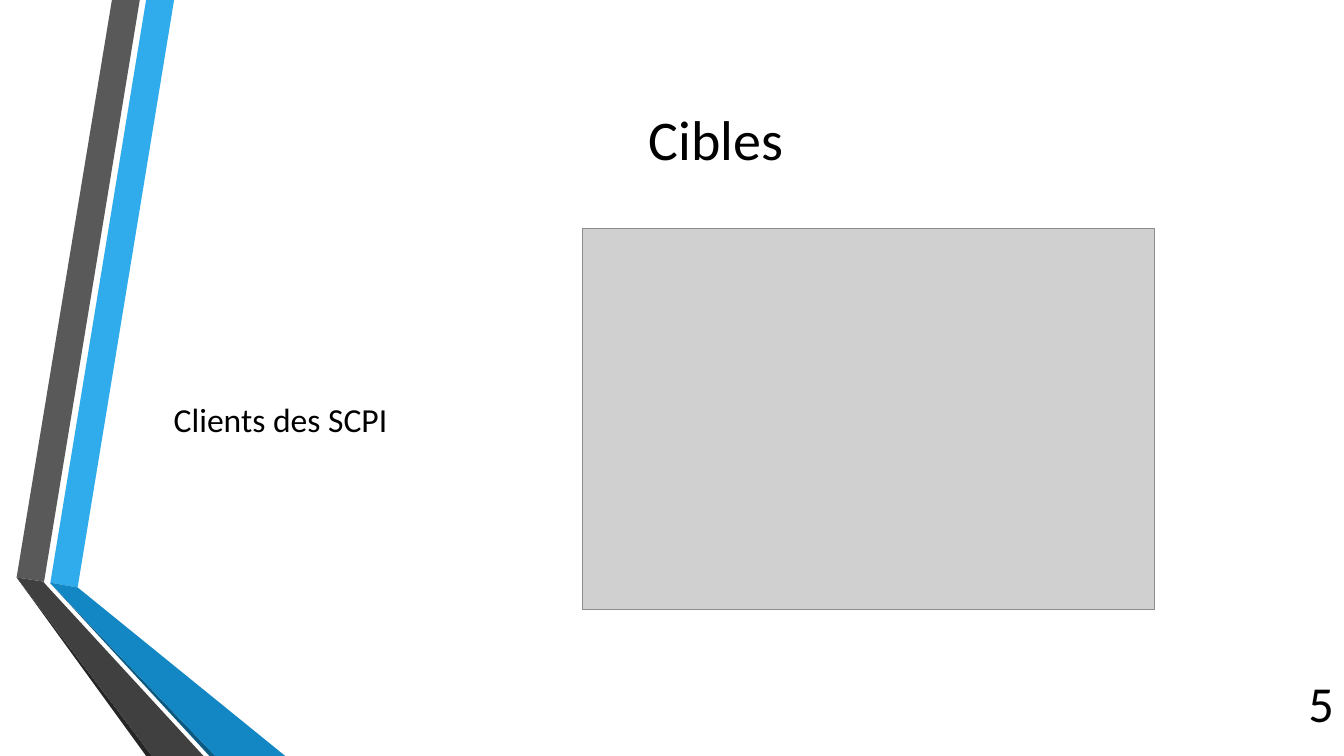
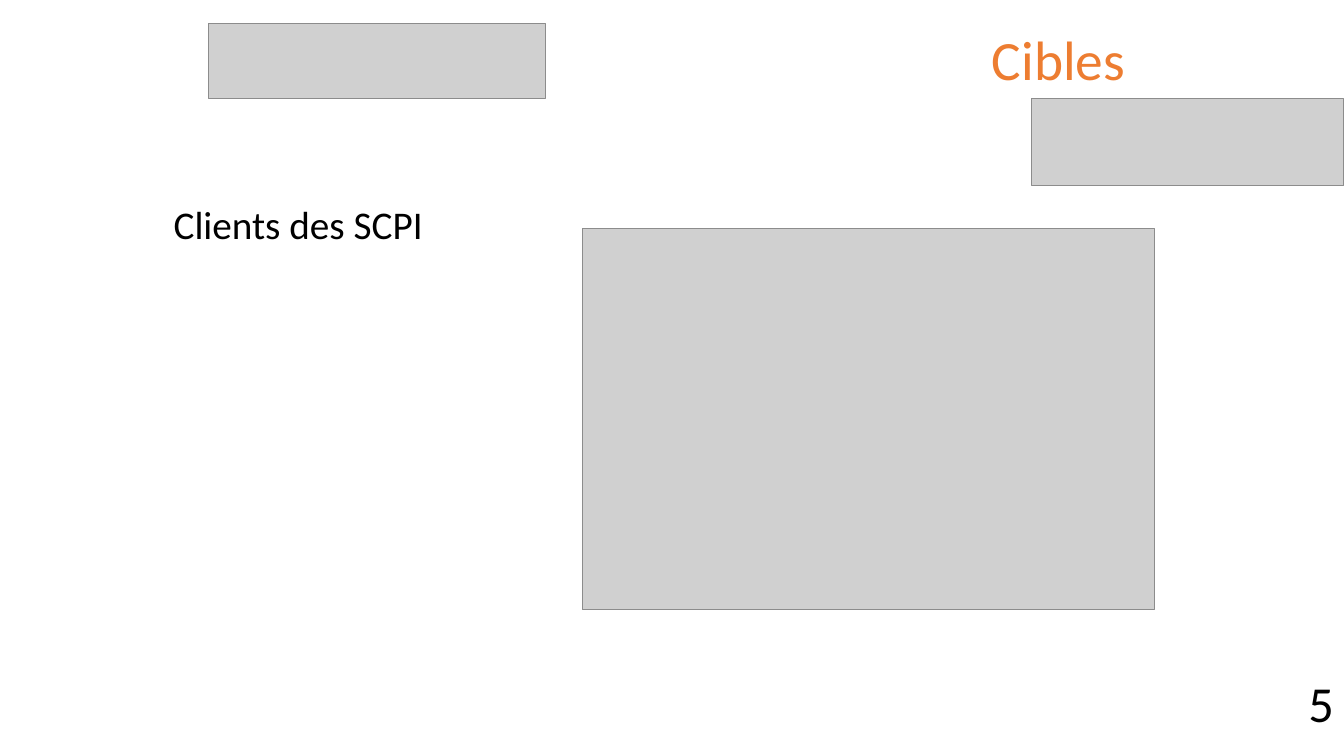
Before and after one commit to Thibaut-Comte/projetIT, a slide deck: slide 5 of PrésentationBourseEchangeSCPI.pptx. Drawn at 1344x756 pixels with LibreOffice and Linux fonts; fonts in the diff are those of the drawing; grey boxes stand for pictures; background and template pictures are left out. Boxes give left, top, right and bottom in pixels: in the first picture for what was removed or moved away, otherwise in the second. Text is boxed around its words. In the diff, an @@ line names an element or a change of style, - is before the commit and + after.

```diff
--- a/PrésentationBourseEchangeSCPI.pptx
+++ b/PrésentationBourseEchangeSCPI.pptx
@@ picture added at [209, 23, 544, 99] @@
@@ title "Cibles": place and size @@
-title "Cibles" at [648, 121, 783, 161]
+title "Cibles" at [992, 41, 1125, 81]
@@ title "Cibles" at [992, 41, 1125, 81]: size 40 to 39.6 pt, text colour #000000 to #ED7D31; line spacing 1 to 0.9 @@
@@ picture added at [1032, 99, 1344, 186] @@
@@ text "Clients des SCPI" at [174, 211, 423, 240]: size 24 to 28 pt; line spacing 1 to 0.9; vertical alignment middle to top @@
@@ group removed at [16, 0, 285, 756]: 6 freeform shapes @@
```
Also in this commit, not shown: 19 other slides changed.
